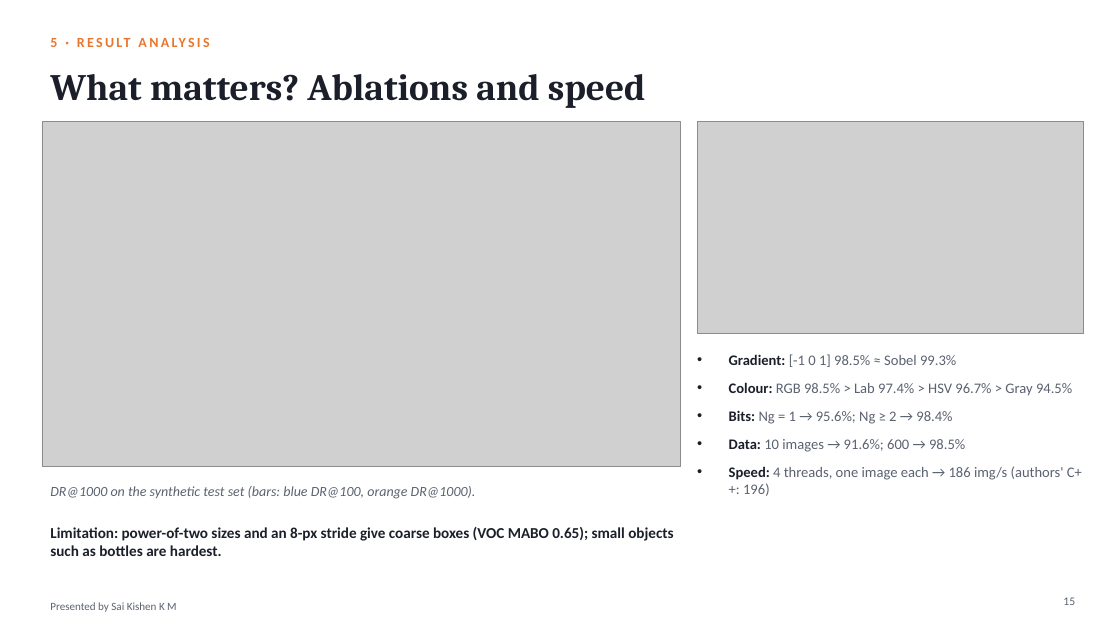
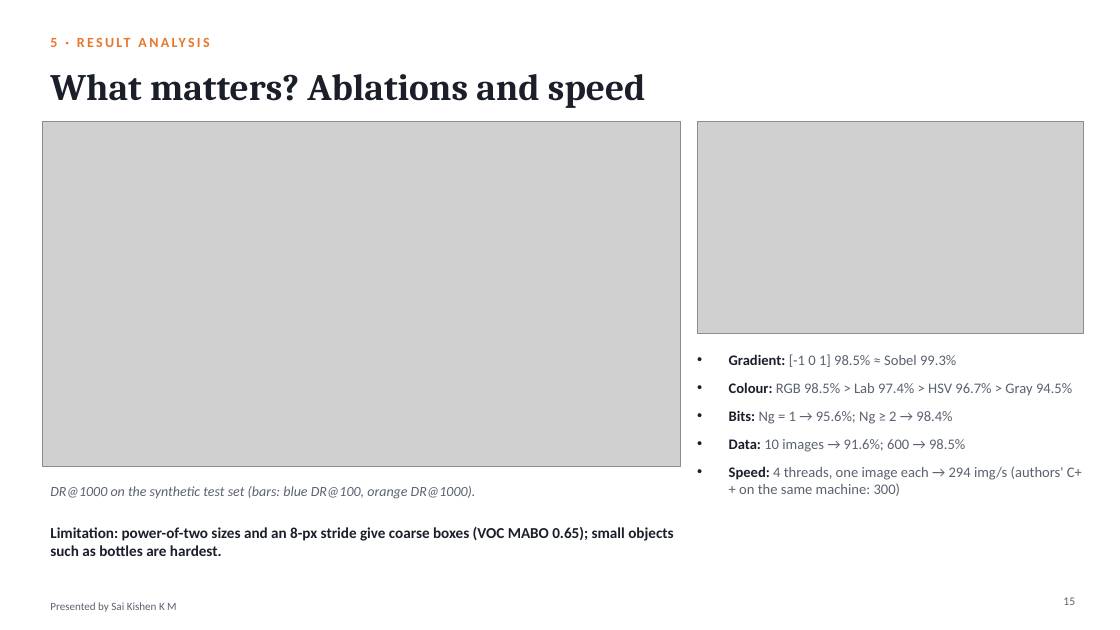
Before and after one commit to hari18305/cvprojectg10, a slide deck: slide 15 of presentation/BING_Objectness_Group10.pptx. Drawn at 1120x630 pixels with LibreOffice and Linux fonts; fonts in the diff are those of the drawing; grey boxes stand for pictures. Boxes give left, top, right and bottom in pixels: in the first picture for what was removed or moved away, otherwise in the second. Text is boxed around its words. In the diff, an @@ line names an element or a change of style, - is before the commit and + after.

```diff
--- a/presentation/BING_Objectness_Group10.pptx
+++ b/presentation/BING_Objectness_Group10.pptx
@@ text at [729, 466, 1082, 496]: text changed @@
-• Speed: 4 threads, one image each → 186 img/s (authors' C++: 196)
+• Speed: 4 threads, one image each → 294 img/s (authors' C++ on the same machine: 300)
```
Also in this commit, not shown: 4 other slides changed, 20 other files.
